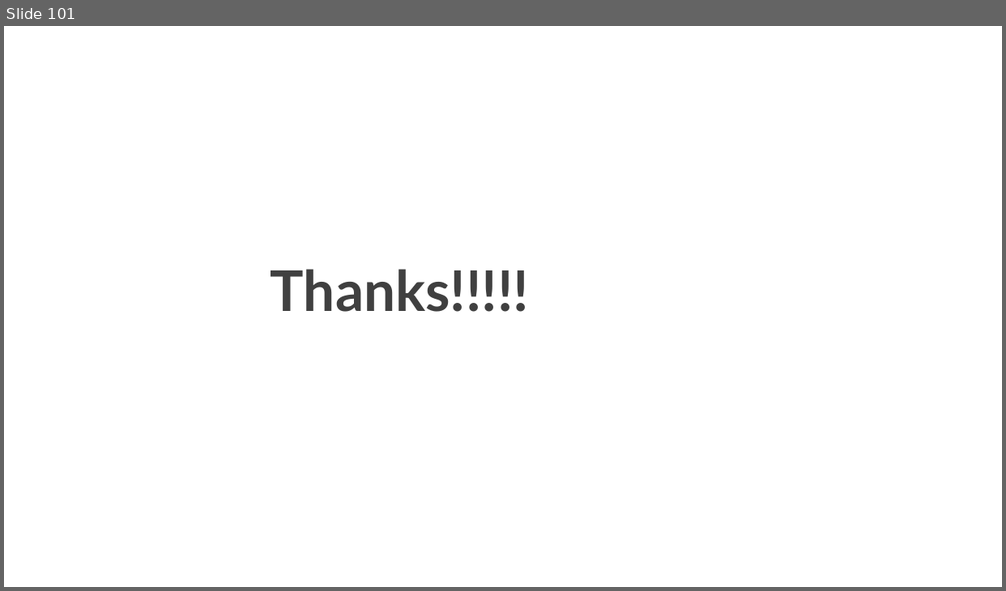
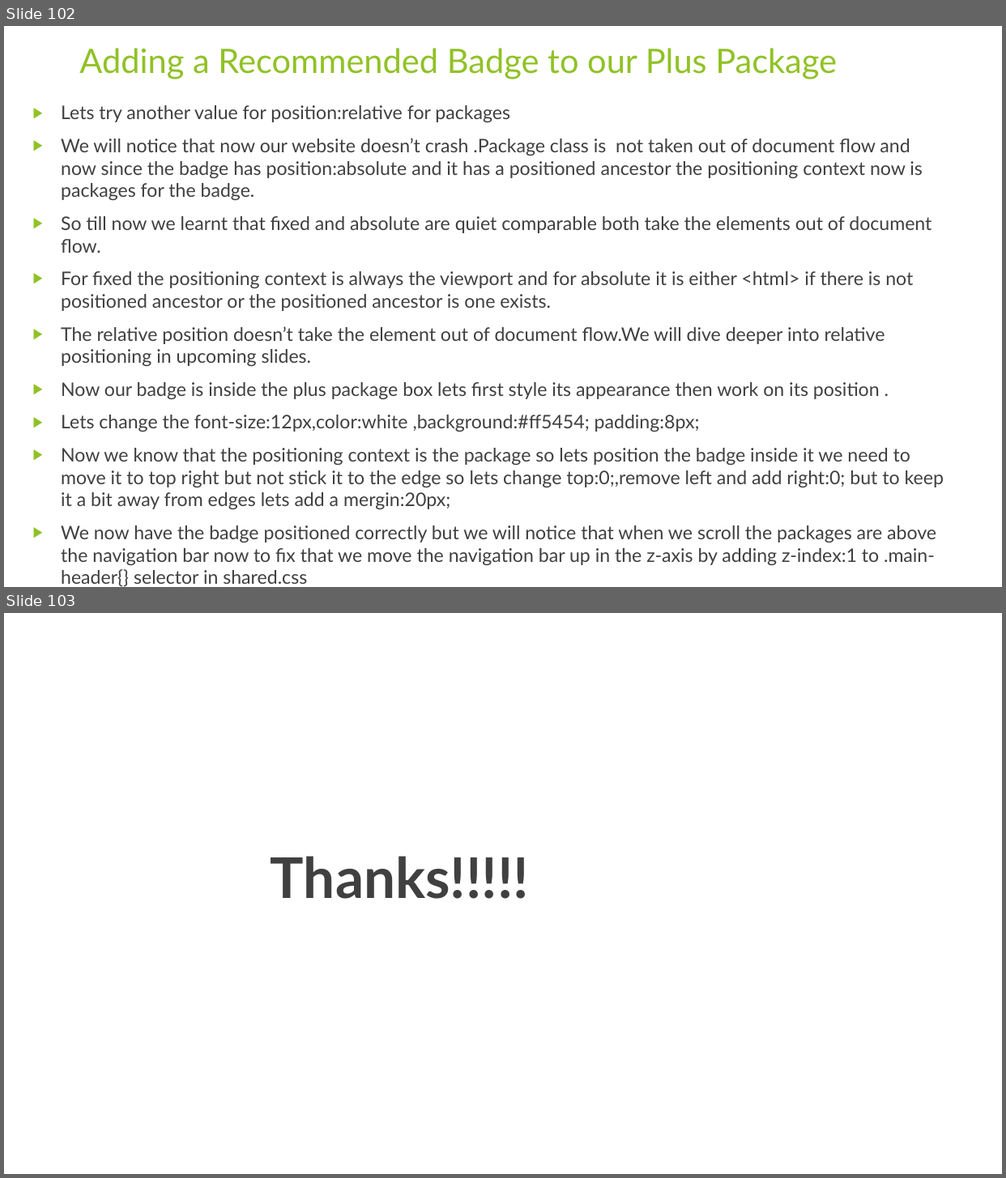
Before and after one commit to rudhrainfogain/CSS, a slide deck: PPT/Css-v6.pptx. Shown one above the other, each under a label of ours: slide 101 before the commit, slides 102 and 103 after it. The pictures are 1006x591 and 1006x1178 pixels, drawn with LibreOffice and Linux fonts; fonts in the diff are those of the drawing. Boxes give left, top, right and bottom in pixels: in the first picture for what was removed or moved away, otherwise in the second. Text is boxed around its words. In the diff, an @@ line names an element or a change of style, - is before the commit and + after.

Commit message:
AddingRecomendedBadge

```diff
--- a/PPT/Css-v6.pptx
+++ b/PPT/Css-v6.pptx
@@ slide 102 added at bbox=[4, 26, 1002, 587], background #FFFFFF @@
@@ title added at bbox=[79, 48, 837, 79], 32.4 pt, text #90C226 @@
+Adding a Recommended Badge to our Plus Package
@@ text added at bbox=[61, 105, 944, 565], 18 pt, text #404040 @@
+▶ Lets try another value for position:relative for packages
+▶ We will notice that now our website doesn’t crash .Package class is not taken out of document flow and now since the badge has position:absolute and it has a positioned ancestor the positioning context now is packages for the badge.
+▶ So till now we learnt that fixed and absolute are quiet comparable both take the elements out of document flow.
+▶ For fixed the positioning context is always the viewport and for absolute it is either <html> if there is not positioned ancestor or the positioned ancestor is one exists.
+▶ The relative position doesn’t take the element out of document flow.We will dive deeper into relative positioning in upcoming slides.
+▶ Now our badge is inside the plus package box lets first style its appearance then work on its position .
+▶ Lets change the font-size:12px,color:white ,background:#ff5454; padding:8px;
+▶ Now we know that the positioning context is the package so lets position the badge inside it we need to move it to top right but not stick it to the edge so lets change top:0;,remove left and add right:0; but to keep it a bit away from edges lets add a mergin:20px;
+▶ We now have the badge positioned correctly but we will notice that when we scroll the packages are above the navigation bar now to fix that we move the navigation bar up in the z-axis by adding z-index:1 to .main-header{} selector in shared.css
@@ what was slide 101 is now slide 103 @@
```
Also in this commit, not shown: 1 other slide added, 3 other files.
